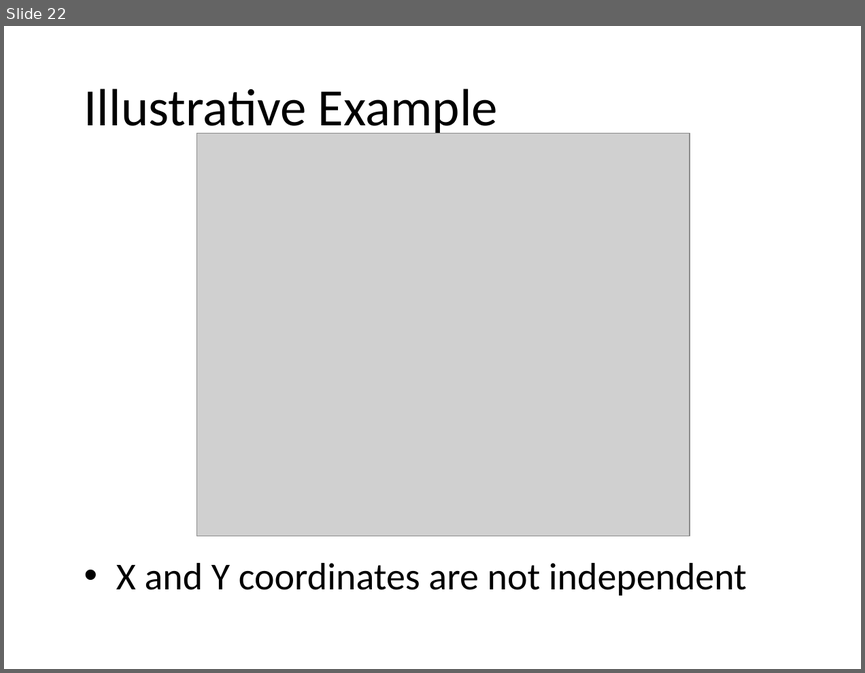
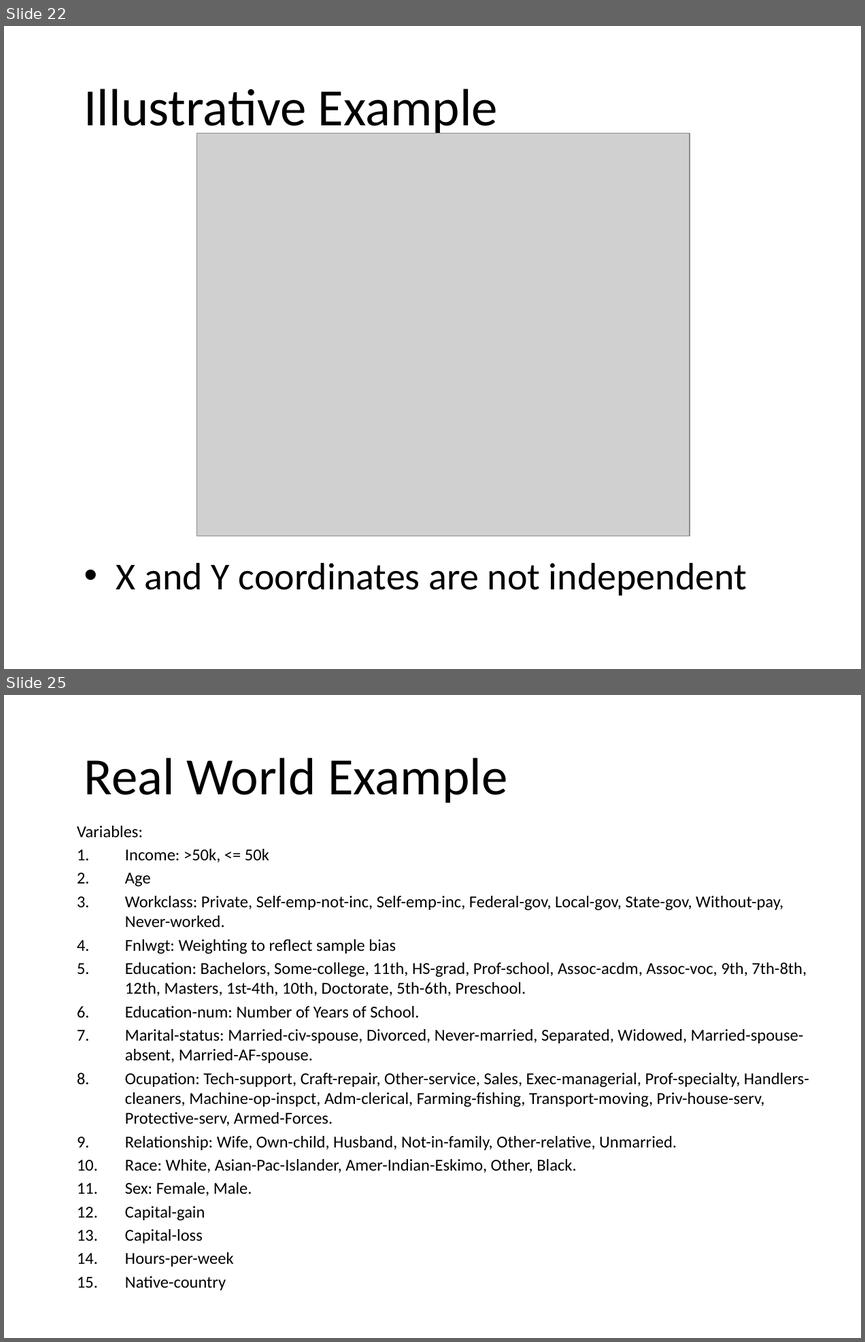
Before and after one commit to adam-m-mcelhinney/MCS507_Final_Project, a slide deck: Presentation/Bayesian Classifiers in Python.pptx. Shown one above the other, each under a label of ours: slide 22 before the commit, slides 22 and 25 after it; the slides between them are not shown. The pictures are 865x673 and 865x1342 pixels, drawn with LibreOffice and Linux fonts; fonts in the diff are those of the drawing; grey boxes stand for pictures; background and template pictures are left out. Boxes give left, top, right and bottom in pixels: in the first picture for what was removed or moved away, otherwise in the second. Text is boxed around its words. In the diff, an @@ line names an element or a change of style, - is before the commit and + after.

```diff
--- a/Presentation/Bayesian Classifiers in Python.pptx
+++ b/Presentation/Bayesian Classifiers in Python.pptx
@@ slide 25 added at box(4, 695, 861, 1338), background picture (left out) @@
@@ title added at box(84, 758, 507, 803), 44 pt, text #000000 @@
+Real World Example
@@ text added at box(77, 826, 809, 1290), 14 pt, text #000000 @@
+Variables:
+1. Income: >50k, <= 50k
+2. Age
+3. Workclass: Private, Self-emp-not-inc, Self-emp-inc, Federal-gov, Local-gov, State-gov, Without-pay, Never-worked.
+4. Fnlwgt: Weighting to reflect sample bias
+5. Education: Bachelors, Some-college, 11th, HS-grad, Prof-school, Assoc-acdm, Assoc-voc, 9th, 7th-8th, 12th, Masters, 1st-4th, 10th, Doctorate, 5th-6th, Preschool.
+6. Education-num: Number of Years of School.
+7. Marital-status: Married-civ-spouse, Divorced, Never-married, Separated, Widowed, Married-spouse-absent, Married-AF-spouse.
+8. Ocupation: Tech-support, Craft-repair, Other-service, Sales, Exec-managerial, Prof-specialty, Handlers-cleaners, Machine-op-inspct, Adm-clerical, Farming-fishing, Transport-moving, Priv-house-serv, Protective-serv, Armed-Forces.
+9. Relationship: Wife, Own-child, Husband, Not-in-family, Other-relative, Unmarried.
+10. Race: White, Asian-Pac-Islander, Amer-Indian-Eskimo, Other, Black.
+11. Sex: Female, Male.
+12. Capital-gain
+13. Capital-loss
+14. Hours-per-week
+15. Native-country
```
Also in this commit, not shown: 2 slides changed, 3 other slides added, 22 other files.
